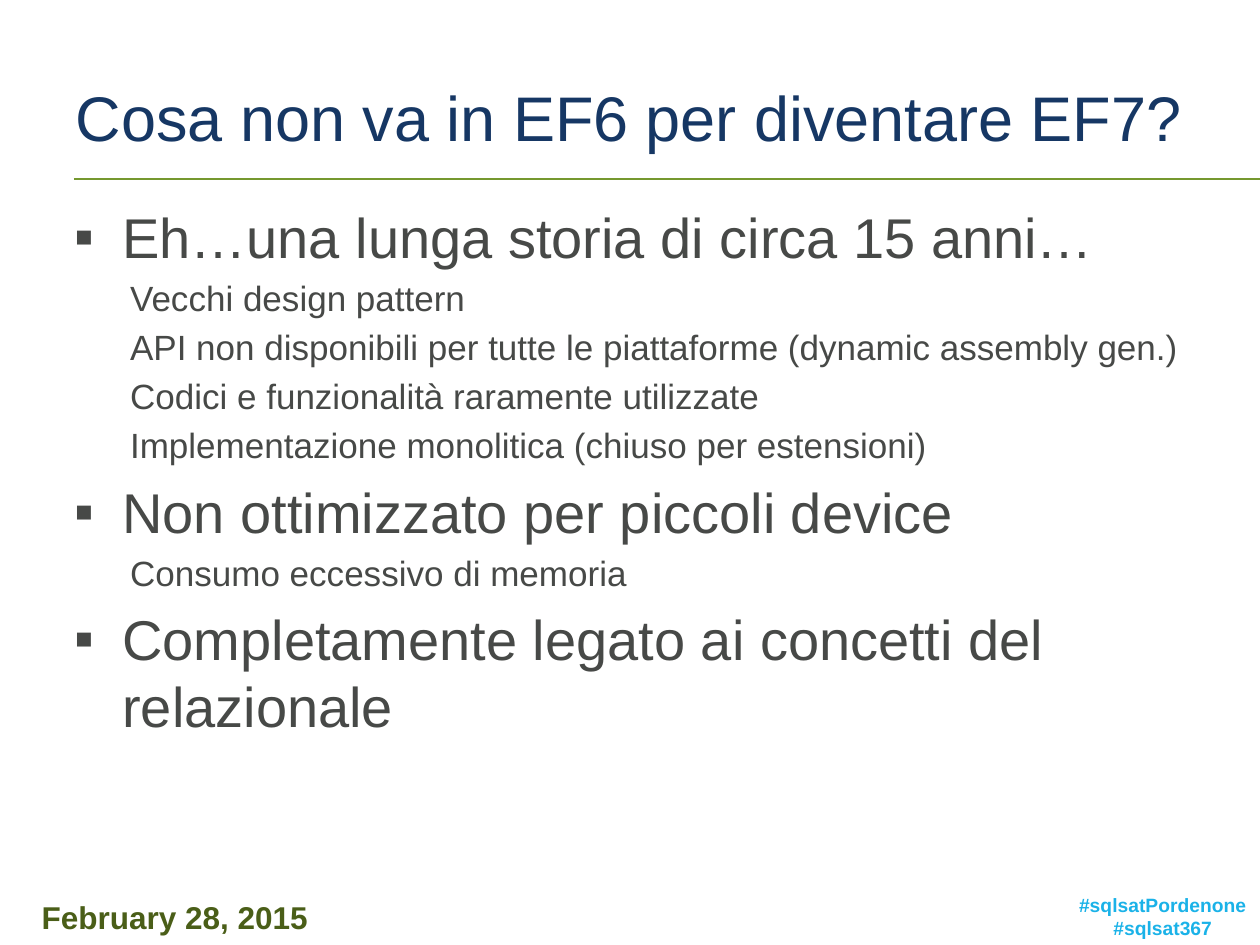
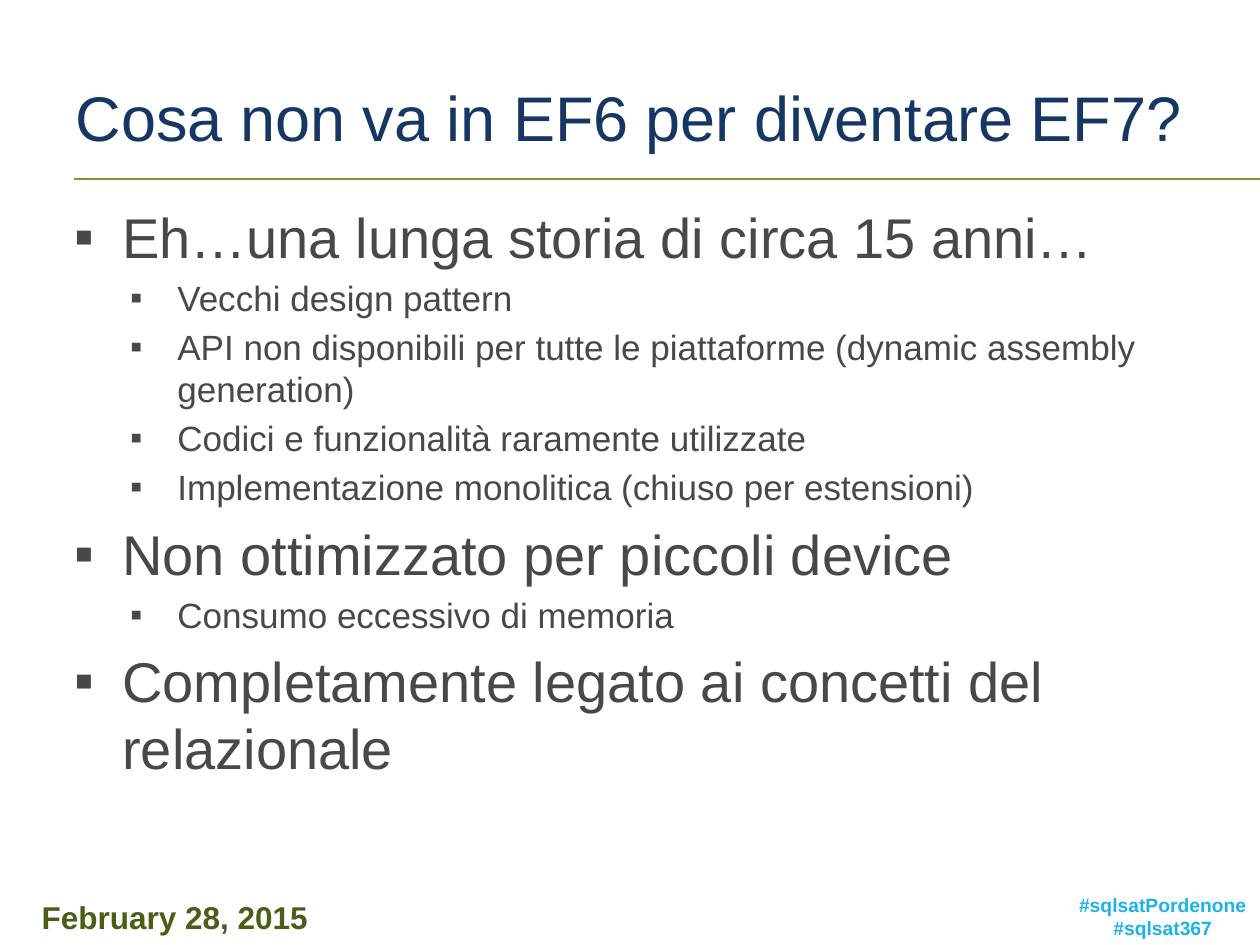
Before and after one commit to micdenny/Demo-EF7, a slide deck: slide 9 of MDEF02 - Entity Framework 7 Back To The Future.pptx. Drawn at 1260x945 pixels with LibreOffice and Linux fonts; fonts in the diff are those of the drawing; background and template pictures are left out. Boxes give left, top, right and bottom in pixels: in the first picture for what was removed or moved away, otherwise in the second. Text is boxed around its words. In the diff, an @@ line names an element or a change of style, - is before the commit and + after.

```diff
--- a/MDEF02 - Entity Framework 7 Back To The Future.pptx
+++ b/MDEF02 - Entity Framework 7 Back To The Future.pptx
@@ text at [177, 285, 973, 629]: bullet none to ▪ @@
@@ text at [177, 334, 1135, 409]: text changed @@
-  API non disponibili per tutte le piattaforme (dynamic assembly gen.)
+  ▪ API non disponibili per tutte le piattaforme (dynamic assembly generation)
```
Also in this commit, not shown: 4 other slides changed, 1 other file.
